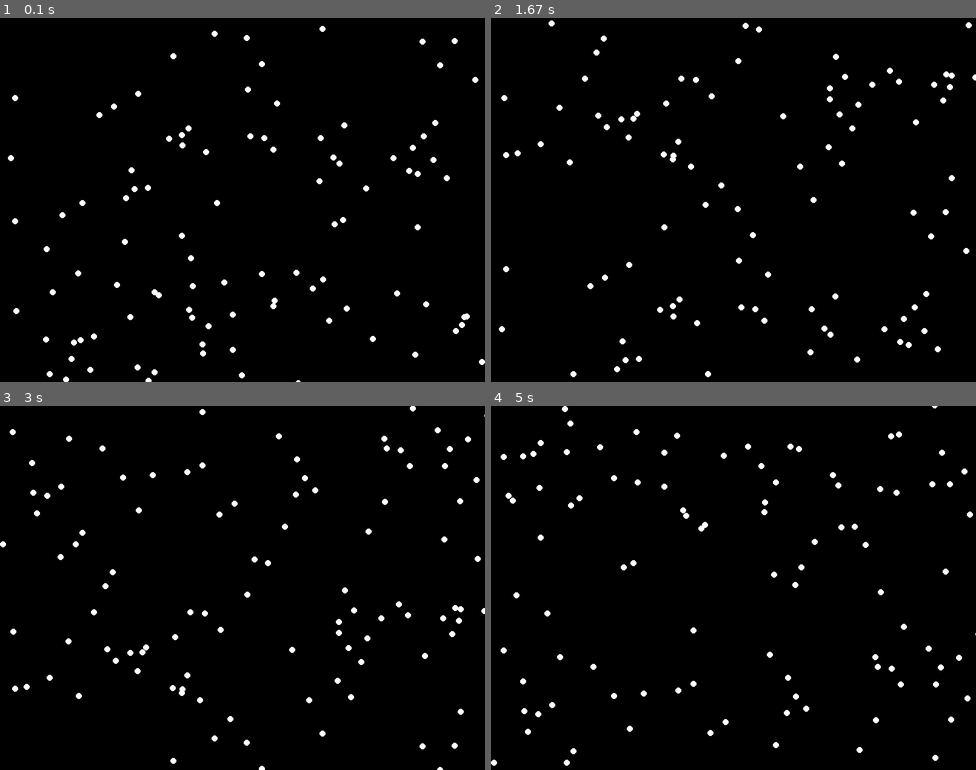
Above: before the commit, frames 1-4 (two rows, left to right).
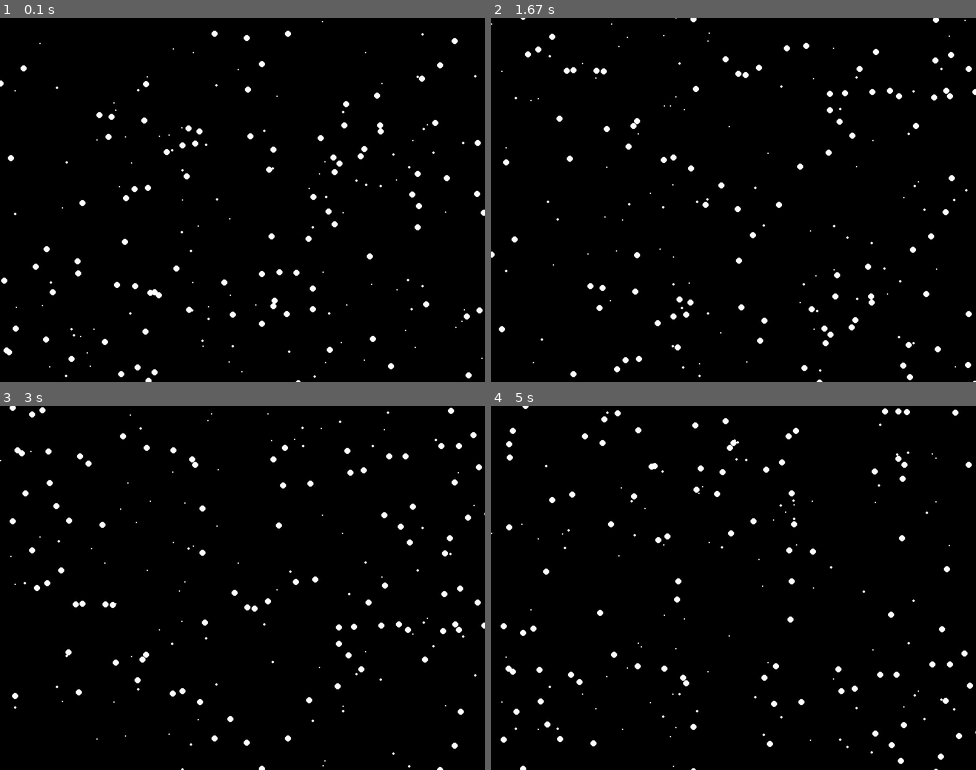
Above: after the commit, the same moments.

Repository: teacherubial/Programming-Level-2-2022
Game: pygame game, started from snowscape.py
Two runs of this game, one before a commit and one after it. Both use one fixed random seed, a clock stepped at 60 frames per second and the inputs below.
Inputs:
- Up to frame 1 (0.1 s): no input
- Up to frame 2 (1.67 s): no input
- Up to frame 3 (3 s): no input
- Up to frame 4 (5 s): no input

The runs differ from the first frame. In frame 1, 1.7% of the frame differs, in the area x 0-100%, y 0-100%; in frame 2, 2.2%; in frame 3, 2.9%; in frame 4, 3.1%.

Commit message:
Added layer of snow

Diff:
--- a/snowscape.py
+++ b/snowscape.py
@@ -62,20 +62,22 @@
 
     # Create a snow sprites group
     snow_sprites = pygame.sprite.Group()
+    # snow_sprites_farther = pygame.sprite.Group()
 
     # Create num_snow snowflakes
     for i in range(num_snow):
         snow = Snow(10)
 
         # Random placement
-        x, y = (
-            random.randrange(0, WIDTH),
-            random.randrange(0, HEIGHT)
-        )
-
-        snow.rect.center = (x, y)
+        snow.rect.center = random_coords()
 
         # Add the snow object to the snow sprites group
+        snow_sprites.add(snow)
+
+        # Create smaller snow
+        snow = Snow(random.choice([2, 5]))
+        snow.rect.center = random_coords()
+        snow.yvel = random.choice([1, 2])
         snow_sprites.add(snow)
 
     # ----- MAIN LOOP
@@ -101,5 +103,13 @@
     pygame.quit()
 
 
+def random_coords():
+    x, y = (
+        random.randrange(0, WIDTH),
+        random.randrange(0, HEIGHT)
+    )
+    return x, y
+
+
 if __name__ == "__main__":
     main()
